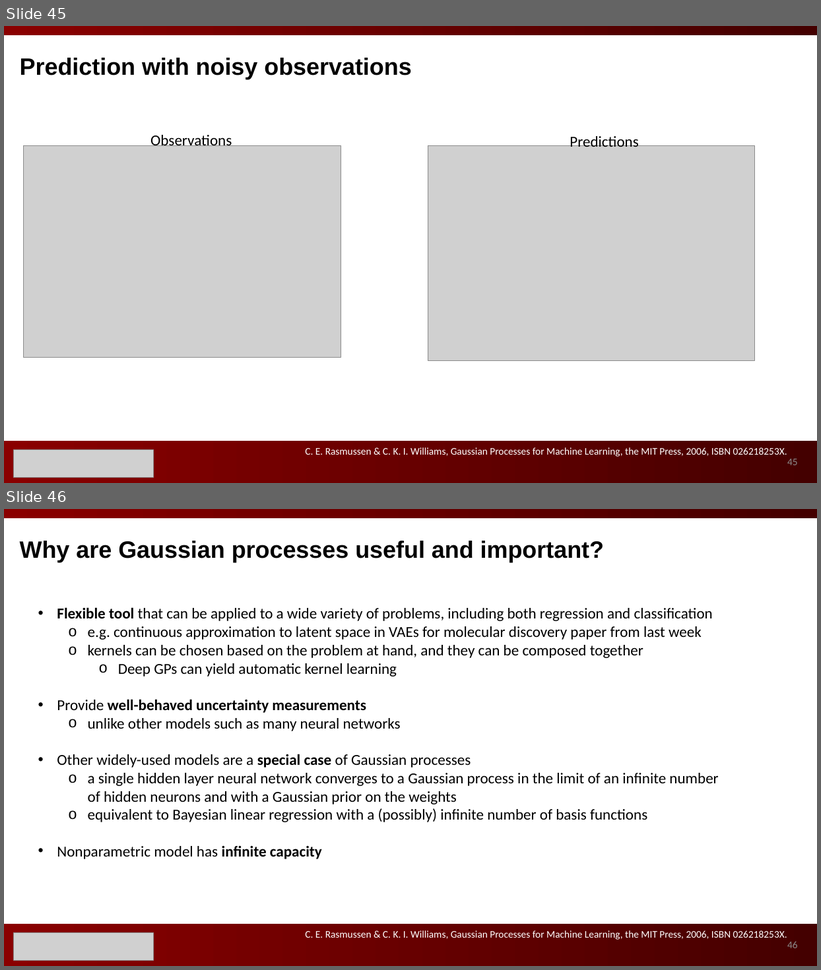
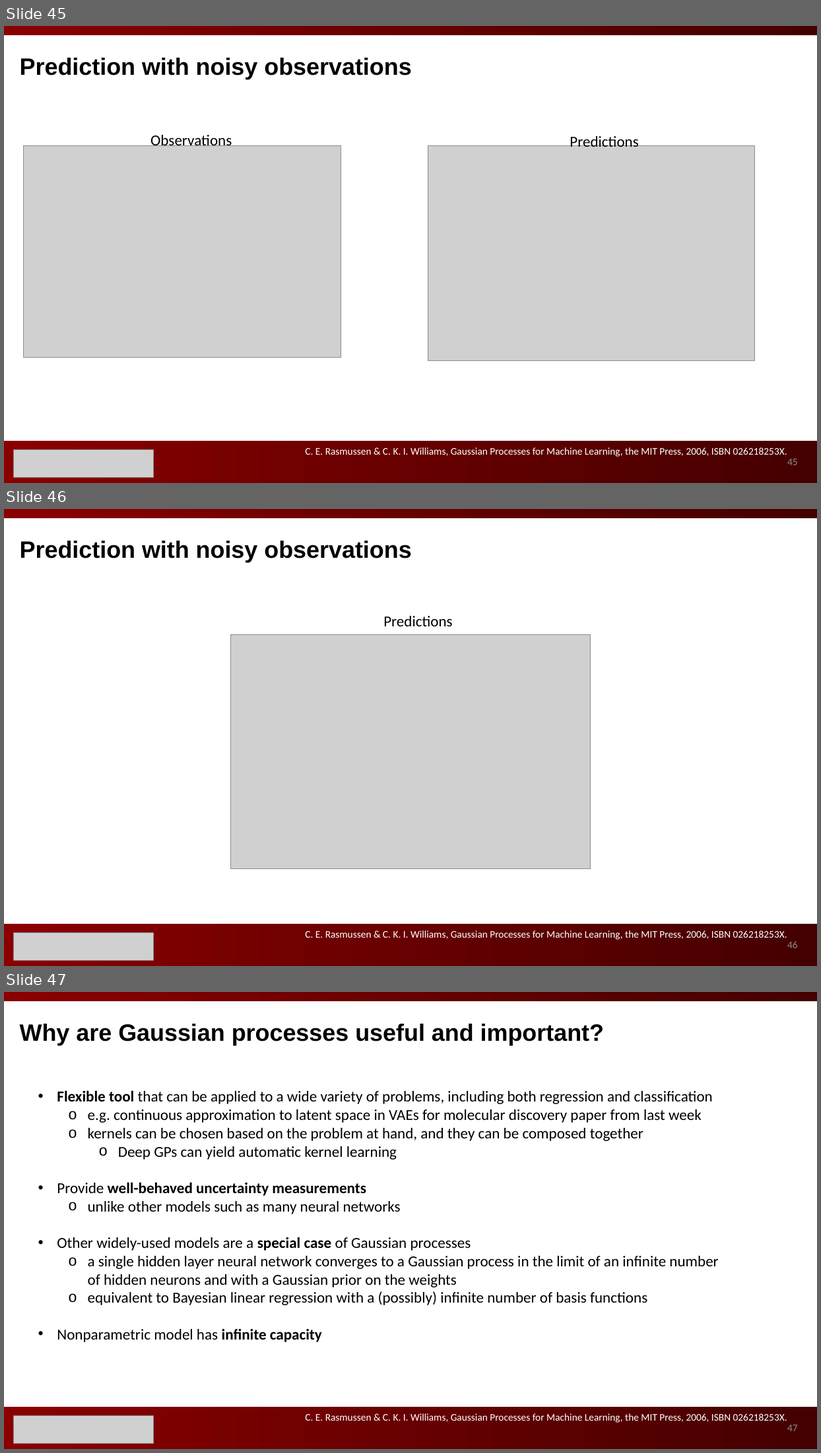
Before and after one commit to ks8/machine-learning-for-structure, a slide deck: Gaussian Processes for Machine Learning 3.pptx. Shown one above the other, each under a label of ours: slides 45 and 46 before the commit, slides 45, 46 and 47 after it. The pictures are 821x970 and 821x1453 pixels, drawn with LibreOffice and Linux fonts; fonts in the diff are those of the drawing; grey boxes stand for pictures. Boxes give left, top, right and bottom in pixels: in the first picture for what was removed or moved away, otherwise in the second. Text is boxed around its words. In the diff, an @@ line names an element or a change of style, - is before the commit and + after.

```diff
--- a/Gaussian Processes for Machine Learning 3.pptx
+++ b/Gaussian Processes for Machine Learning 3.pptx
@@ slide 46 added at <box>4,509,817,966</box>, background #FFFFFF @@
@@ rectangle added at <box>4,509,817,518</box>, fill gradient #8A0000 to #440000 @@
@@ text added at <box>20,541,411,562</box>, 28 pt, text #000000, bold @@
+Prediction with noisy observations
@@ text added at <box>384,616,452,626</box>, 18 pt, text #000000 @@
+Predictions
@@ picture added at <box>231,634,591,869</box> @@
@@ rectangle added at <box>4,923,817,966</box>, fill gradient #8A0000 to #440000 @@
@@ picture added at <box>14,933,153,961</box> @@
@@ text added at <box>305,931,787,940</box>, 12 pt, text #FFFFFF @@
+C. E. Rasmussen & C. K. I. Williams, Gaussian Processes for Machine Learning, the MIT Press, 2006, ISBN 026218253X.
@@ page number added at <box>787,941,798,949</box>, 12 pt, text #8C8C8C @@
+46
@@ what was slide 46 is now slide 47 @@
@@ page number at <box>787,1425,798,1432</box>: text changed @@
-46
+47
```
Also in this commit, not shown: 1 other file.
